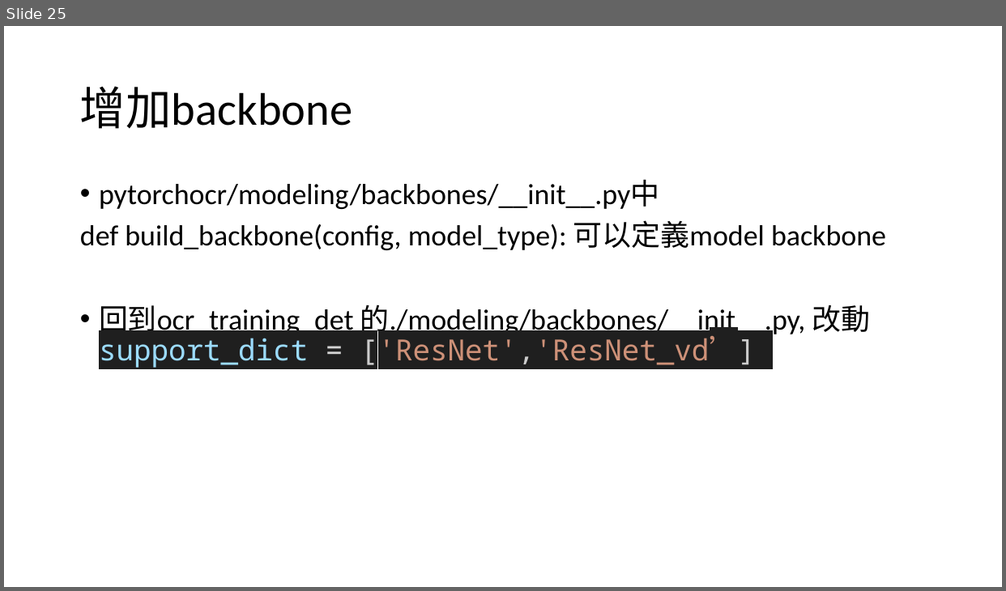
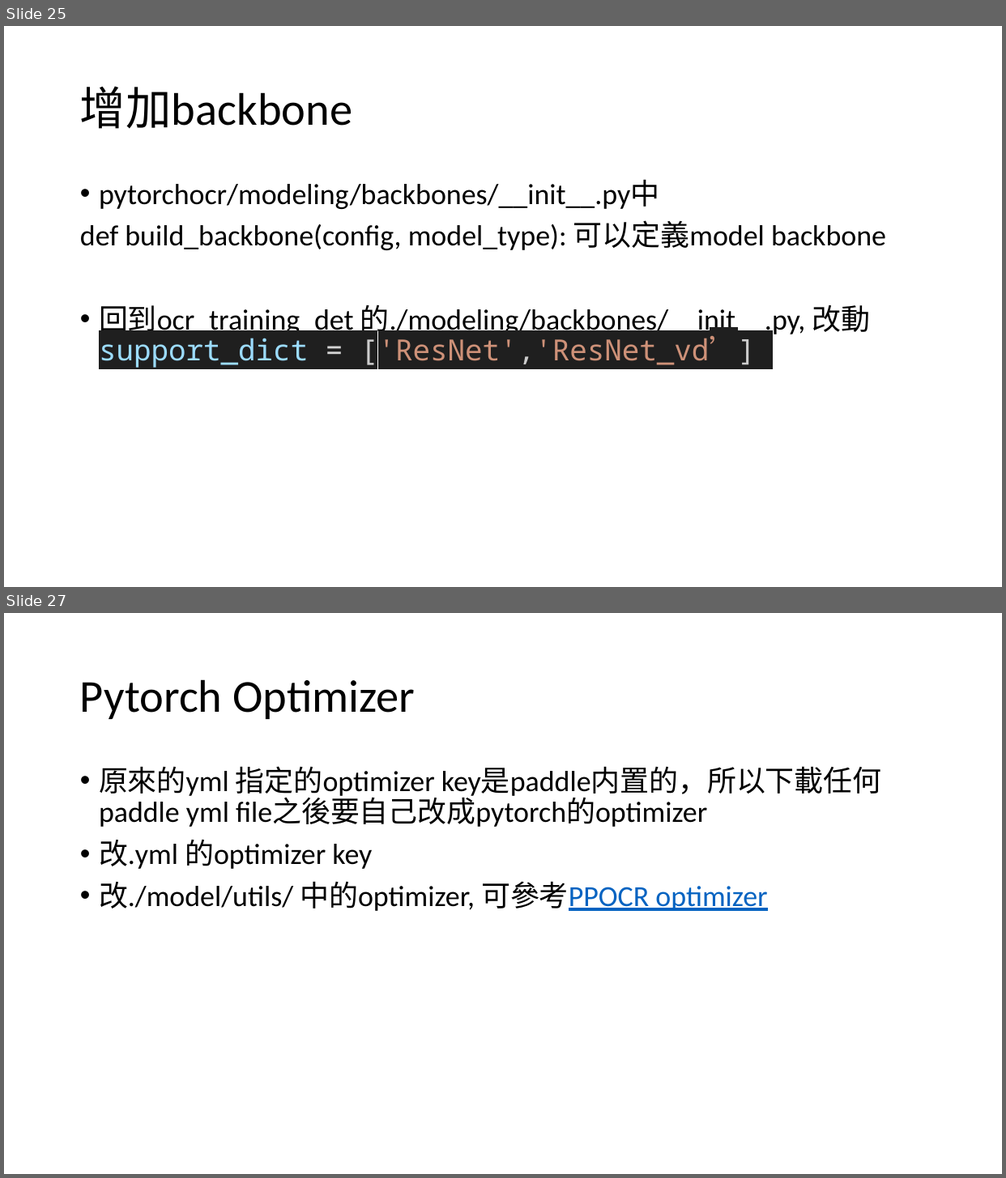
Before and after one commit to Ping-ChenTsai417/ocr_training_det, a slide deck: Torch_train.pptx. Shown one above the other, each under a label of ours: slide 25 before the commit, slides 25 and 27 after it; the slides between them are not shown. The pictures are 1006x591 and 1006x1178 pixels, drawn with LibreOffice and Linux fonts; fonts in the diff are those of the drawing. Boxes give left, top, right and bottom in pixels: in the first picture for what was removed or moved away, otherwise in the second. Text is boxed around its words. In the diff, an @@ line names an element or a change of style, - is before the commit and + after.

```diff
--- a/Torch_train.pptx
+++ b/Torch_train.pptx
@@ slide 27 added at (4,613,1002,1174), background #FFFFFF @@
@@ title added at (80,679,415,719), 44 pt, text #000000 @@
+Pytorch Optimizer
@@ text added at (99,766,882,911), 28 pt, text #000000 @@
+• 原來的yml 指定的optimizer key是paddle内置的，所以下載任何paddle yml file之後要自己改成pytorch的optimizer
+• 改.yml 的optimizer key
+• 改./model/utils/ 中的optimizer, 可參考PPOCR optimizer
```
Also in this commit, not shown: 2 slides changed, 32 other files.
